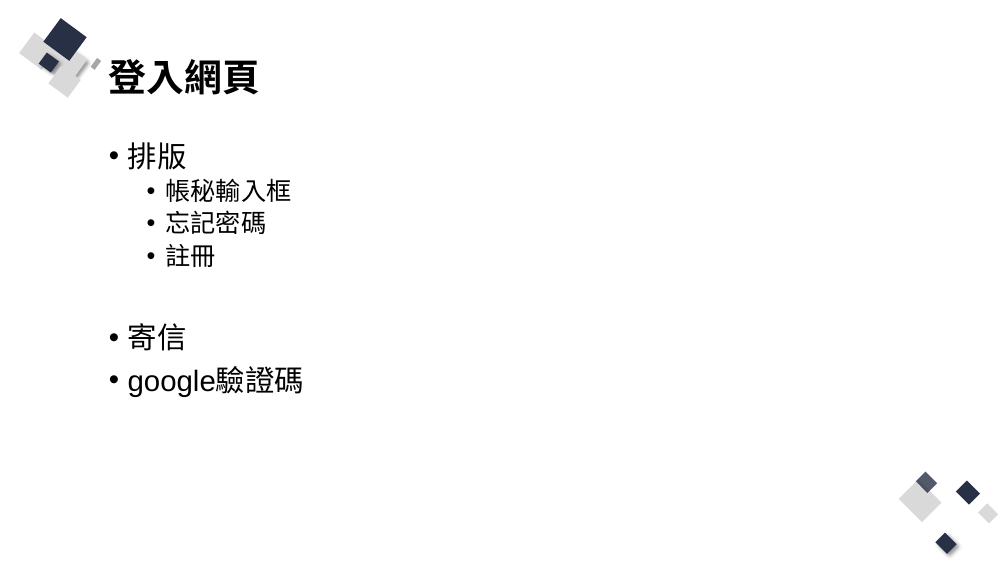
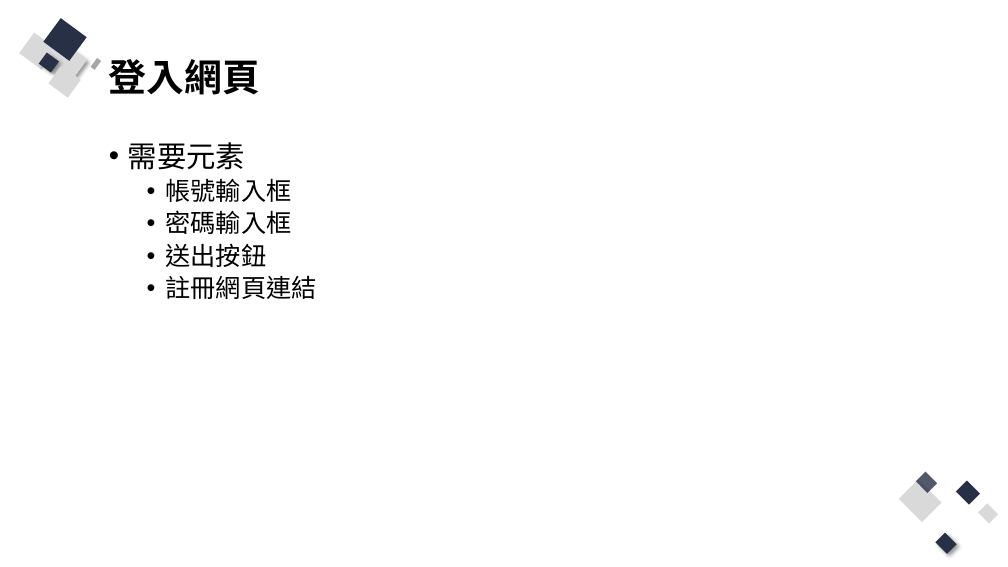
Before and after one commit to Q81JIAXIONG/-, a slide deck: slide 15 of 投影片/4.實作-帳號註冊、登入網頁.pptx (slide 6 before the commit). Drawn at 1008x567 pixels with LibreOffice and Linux fonts; fonts in the diff are those of the drawing. Boxes give left, top, right and bottom in pixels: in the first picture for what was removed or moved away, otherwise in the second. Text is boxed around its words. In the diff, an @@ line names an element or a change of style, - is before the commit and + after.

```diff
--- a/投影片/4.實作-帳號註冊、登入網頁.pptx
+++ b/投影片/4.實作-帳號註冊、登入網頁.pptx
@@ text at <box>128,142,316,299</box>: text changed; size 28 to 24 pt @@
-• 排版
-  • 帳秘輸入框
-  • 忘記密碼
-  • 註冊
-• 寄信
-• google驗證碼
+• 需要元素
+  • 帳號輸入框
+  • 密碼輸入框
+  • 送出按鈕
+  • 註冊網頁連結
```
Also in this commit, not shown: 3 other slides changed, 8 slides added, 23 other files.
